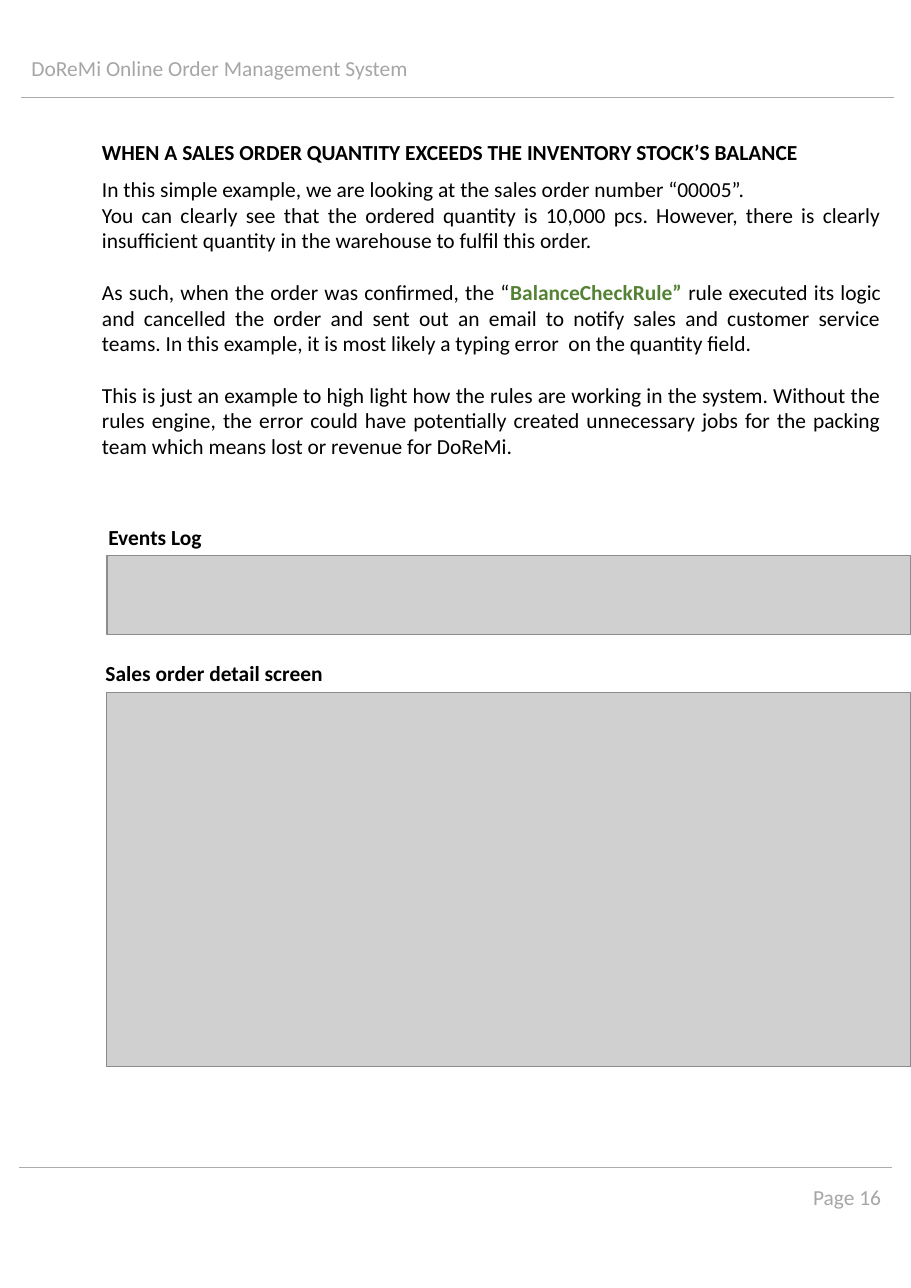
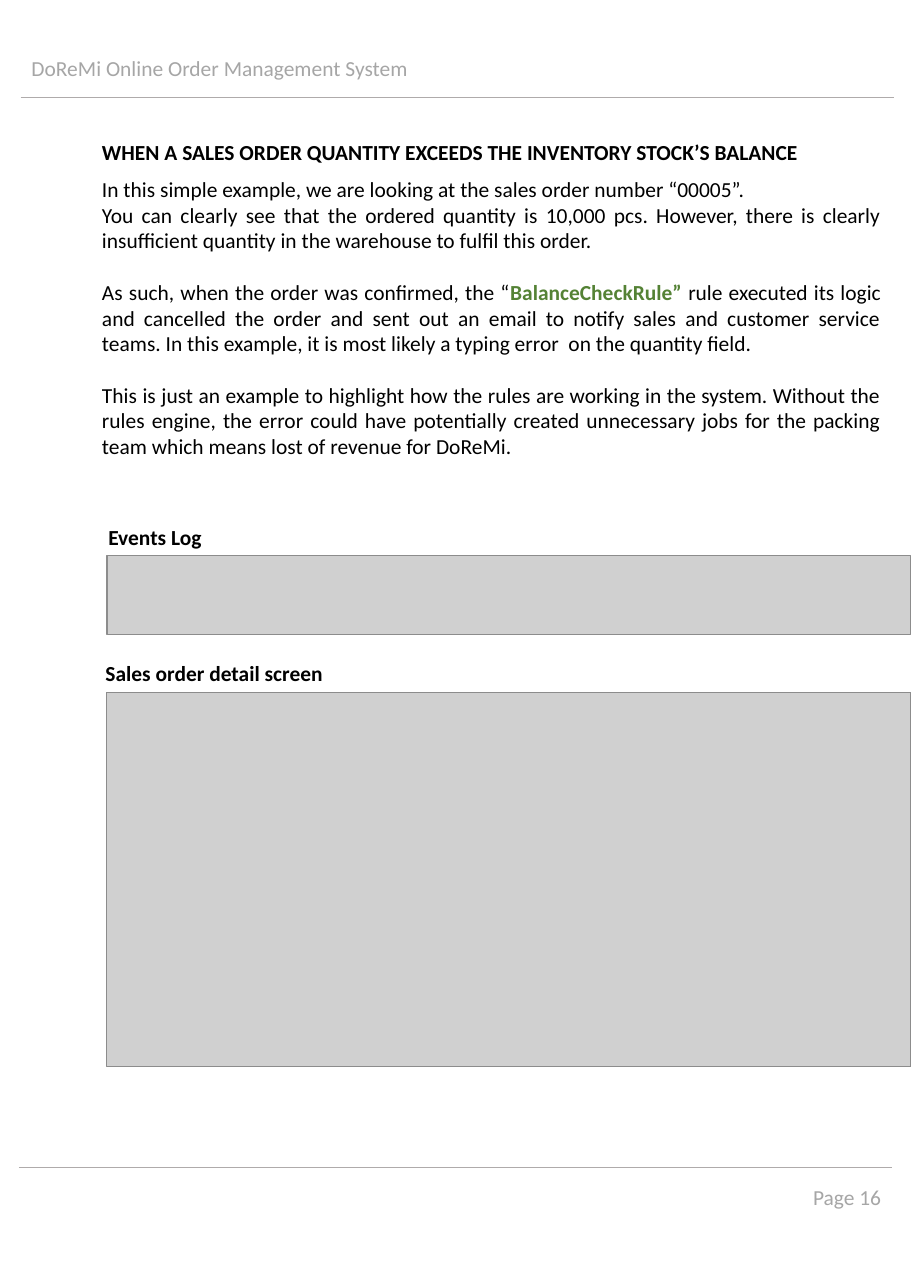
Before and after one commit to chadng/IRS-MR-2019-01-19-IS1PT-GRP-X-Men-Online_Order_Management_System, a slide deck: slide 17 of UserGuide/User Guide v1.3.pptx. Drawn at 911x1288 pixels with LibreOffice and Linux fonts; fonts in the diff are those of the drawing; grey boxes stand for pictures. Boxes give left, top, right and bottom in pixels: in the first picture for what was removed or moved away, otherwise in the second. Text is boxed around its words. In the diff, an @@ line names an element or a change of style, - is before the commit and + after.

```diff
--- a/UserGuide/User Guide v1.3.pptx
+++ b/UserGuide/User Guide v1.3.pptx
@@ text at (102, 388, 880, 454): text changed @@
-This is just an example to high light how the rules are working in the system. Without the rules engine, the error could have potentially created unnecessary jobs for the packing team which means lost or revenue for DoReMi.
+This is just an example to highlight how the rules are working in the system. Without the rules engine, the error could have potentially created unnecessary jobs for the packing team which means lost of revenue for DoReMi.
```
Also in this commit, not shown: 1 other file.
